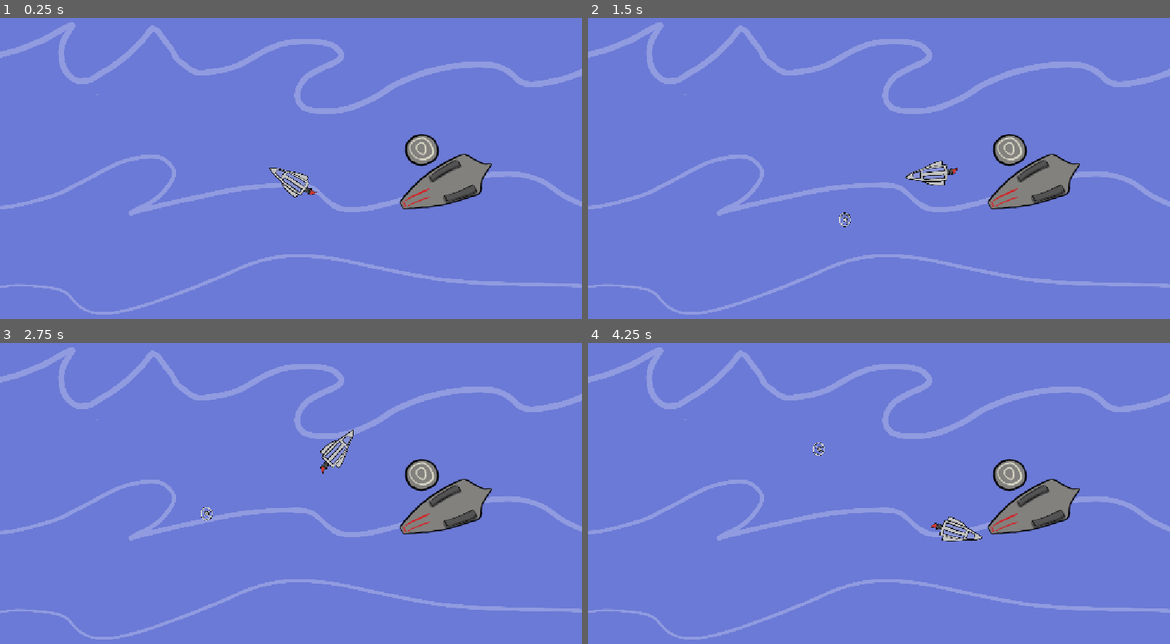
Above: before the commit, frames 1-4 (two rows, left to right).
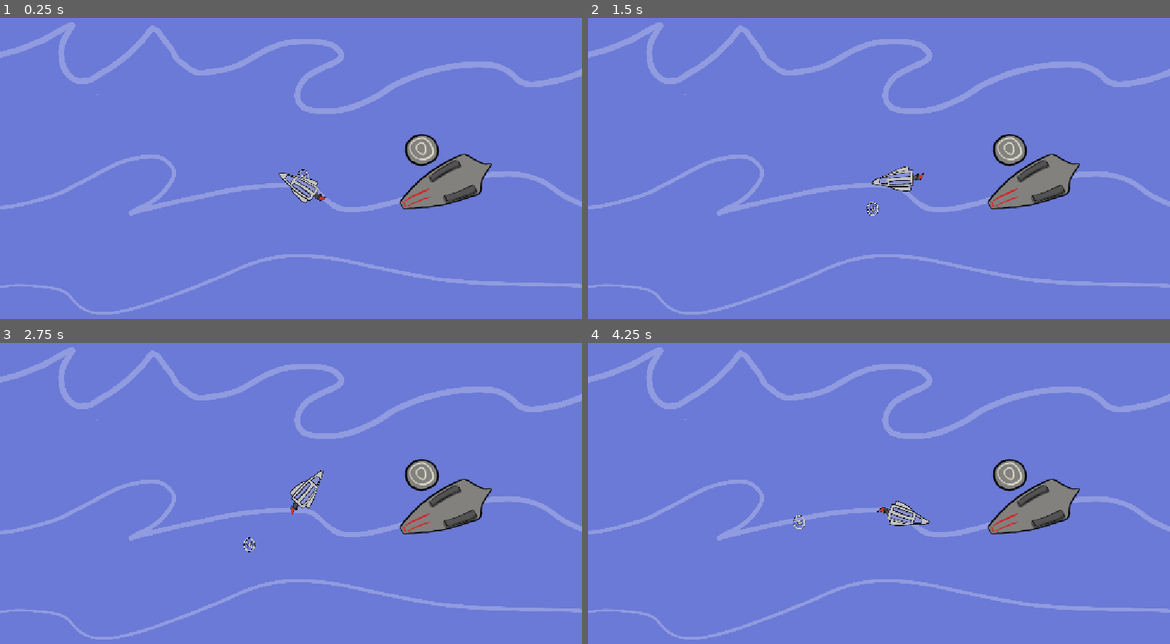
Above: after the commit, the same moments.

Repository: ecleaver/GoDot-GameCourse
Game: Godot game, scene res://Scenes/Ocean/Ocean.tscn
The game is run twice, just before and just after one commit, with the same random seed, the same clock (stepped at 60 frames per second) and the same inputs.
Inputs (mouse positions are in pixels of both pictures, inside the frame that each line leads up to):
- Up to frame 1 (0.25 s): no input
- Up to frame 2 (1.5 s): tap Enter (ui_accept) at 0.5, 0.77 s; move the mouse to (1007, 165) at 0.52 s; hold Right (ui_right) 0.53-1.28 s; move the mouse to (762, 198) at 1.27 s; hold Left (ui_left) from 1.28 s (still down)
- Up to frame 3 (2.75 s): tap Enter (ui_accept) at 1.52 s; move the mouse to (349, 433) at 2.02 s; release Left (ui_left) at 2.03 s; hold Right (ui_right) from 2.03 s (still down)
- Up to frame 4 (4.25 s): move the mouse to (849, 571) at 2.77 s; tap Enter (ui_accept) at 3.02, 3.77 s; move the mouse to (1053, 556) at 3.52 s; release Right (ui_right) at 3.53 s; hold Left (ui_left) from 3.53 s (still down)

The runs differ from the first frame. In frame 1, 0.5% of the frame differs, in the area x 46-57%, y 49-62%; in frame 2, 0.8%; in frame 3, 0.9%, in the area x 34-61%, y 28-70%; in frame 4, 0.9%.

Commit message:
Updated classes

Diff:
--- a/foundations/Scenes/Ocean/Ocean.gd
+++ b/foundations/Scenes/Ocean/Ocean.gd
@@ -5,7 +5,7 @@
 @onready var eatingsound: AudioStreamPlayer = $Eatingsound
 @onready var radius = 100
 @onready var angle = 0
-@onready var speed = 1
+@onready var speed = .6
 @onready var pos_x = 500
 @onready var pos_y = 300
 @onready var positions = []
@@ -48,15 +48,15 @@
 		eatingsound.play()
 		#plane.global_position = Vector2(pos_x, pos_y)
 
-func moveToMouse(sprit1 : AnimatedSprite2D, move, speed):
+func moveToMouse(sprit1 : AnimatedSprite2D, move, speed = 1):
 	sprit1.look_at(get_global_mouse_position())
 	sprit1.move_local_x(-(speed * move))
 
 func moveTo(sprit1 : AnimatedSprite2D, sprit2 : AnimatedSprite2D, move, speed):
-	var direction: Vector2 = sprit1.position.direction_to(sprit2.position)
+	#var direction: Vector2 = sprit1.position.direction_to(sprit2.position)
 	sprit1.look_at(sprit2.position)
-	sprit1.translate(direction * speed * move)
-
+	sprit1.position += sprit1.transform.x * speed * move
+	#sprit1.translate(direction * speed * move)
 	pass
 
 # Called when the node enters the scene tree for the first time.
@@ -67,18 +67,20 @@
 # Called every frame. 'delta' is the elapsed time since the previous frame.
 func _process(delta: float) -> void:
 
-	#code is commited out for moving plane with gobal poition
 
 	move = 100 * delta
 	rotate = 180 * delta
 	plane_rotate = 1.5 * delta
+	#code used to move the plane with the mouse
 	moveToMouse(plane, move, speed)
+
+
 	#moveTo(plane, hilcopper, move, speed)
 	#hilcopper.position.y += 20 * delta
 	#gets the planes current potions
 
 	#put the code for moving the plane into a
-	movePlane(plane, move, min_xy, max_x, max_y, rotate)
+	#movePlane(plane, move, min_xy, max_x, max_y, rotate)
 	#Delta needs to be outside of the fuctnion and passed in
 
 	angle += speed * get_process_delta_time()
@@ -88,6 +90,4 @@
 	#a object for getting inputs
 	#planeInputs(plane, plane_rotate)
 
-
-
 	pass
--- a/foundations/Scenes/Ocean/Ocean.tscn
+++ b/foundations/Scenes/Ocean/Ocean.tscn
@@ -91,6 +91,7 @@
 script = ExtResource("1_y20wh")
 
 [node name="water2d" type="Sprite2D" parent="." unique_id=1969492461]
+z_index = -1
 position = Vector2(574, 325)
 scale = Vector2(0.30078125, 0.30046296)
 texture = ExtResource("1_t11xa")
